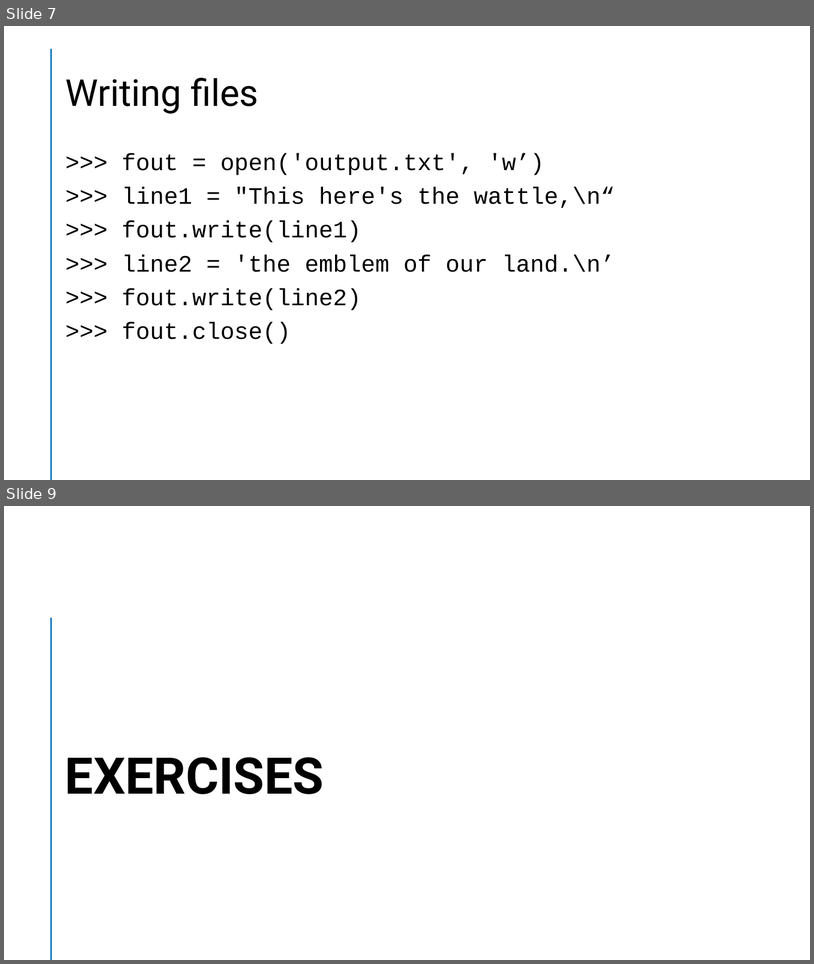
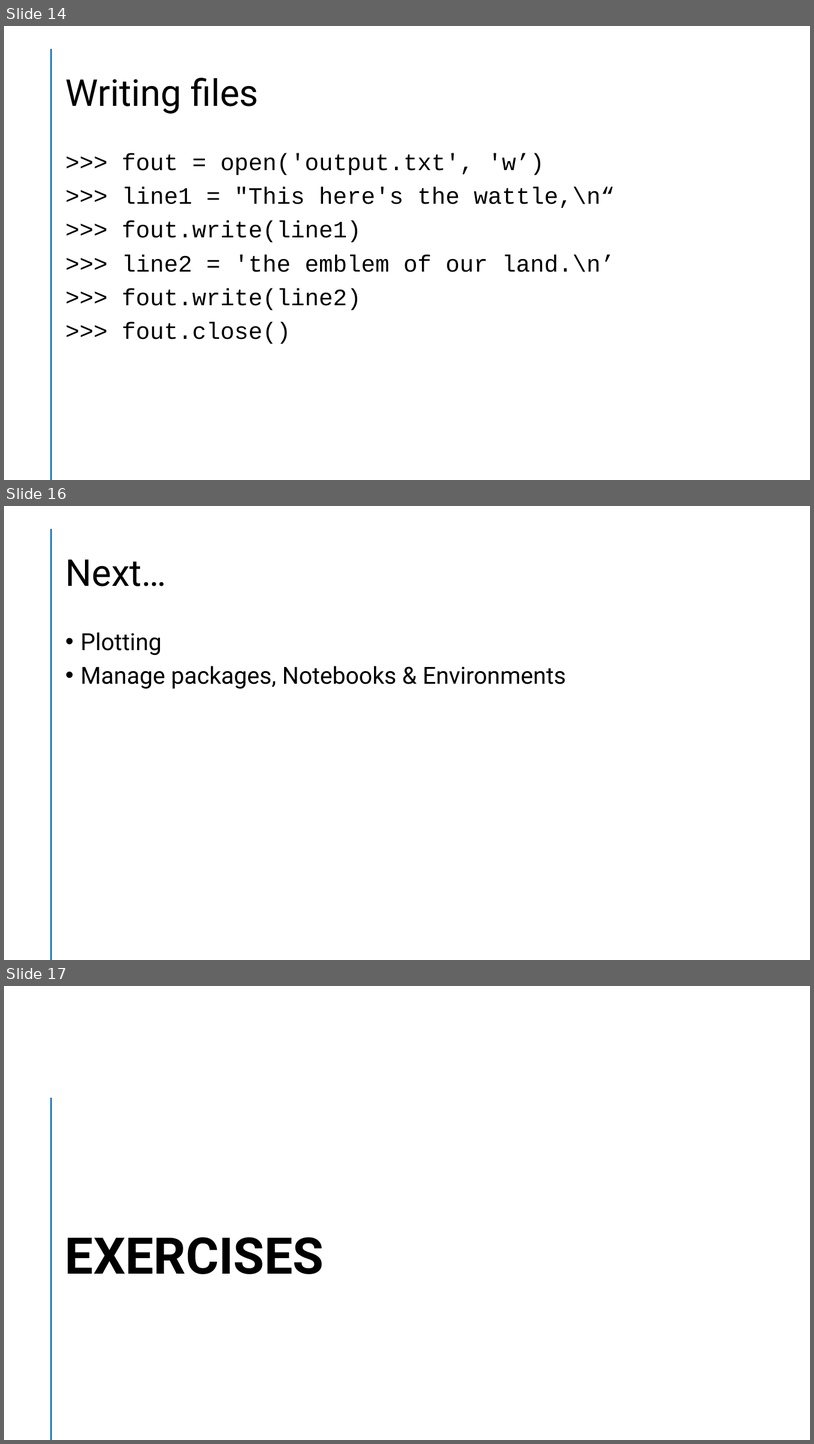
Before and after one commit to slevin48/training, a slide deck: doc/Python 101.pptx. Shown one above the other, each under a label of ours: slides 7 and 9 before the commit, slides 14, 16 and 17 after it; the slides between them are not shown. The pictures are 814x964 and 814x1444 pixels, drawn with LibreOffice and Linux fonts; fonts in the diff are those of the drawing. Boxes give left, top, right and bottom in pixels: in the first picture for what was removed or moved away, otherwise in the second. Text is boxed around its words. In the diff, an @@ line names an element or a change of style, - is before the commit and + after.

```diff
--- a/doc/Python 101.pptx
+++ b/doc/Python 101.pptx
@@ slide 16 added at [4, 506, 810, 960], background #FFFFFF; not listed: 1 template element that a slide beside it also shows @@
@@ title added at [65, 559, 166, 586], 44 pt, text #000000 @@
+Next…
@@ text added at [81, 632, 566, 688], 28 pt, text #000000 @@
+• Plotting
+• Manage packages, Notebooks & Environments
@@ what was slide 7 is now slide 14 @@
@@ what was slide 9 is now slide 17 @@
```
Also in this commit, not shown: 5 slides changed, 7 other slides added, 1 other file.
